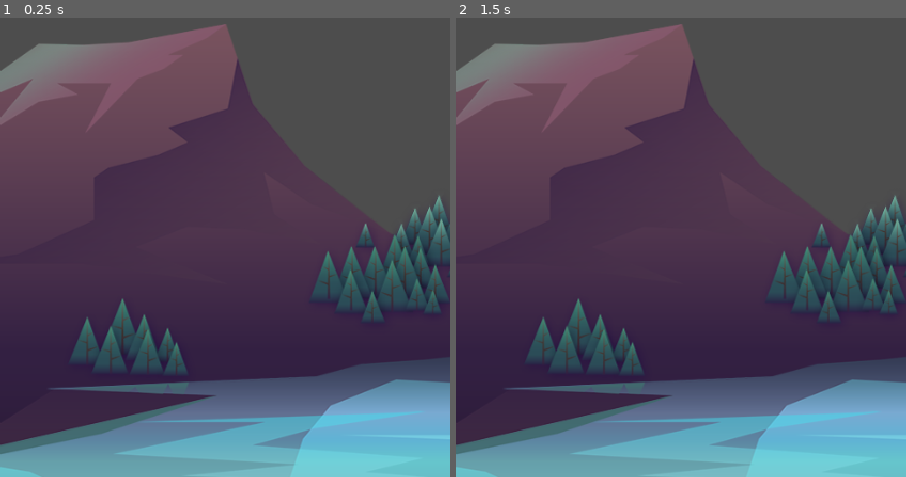
Above: before the commit, frames 1-2 (left to right).
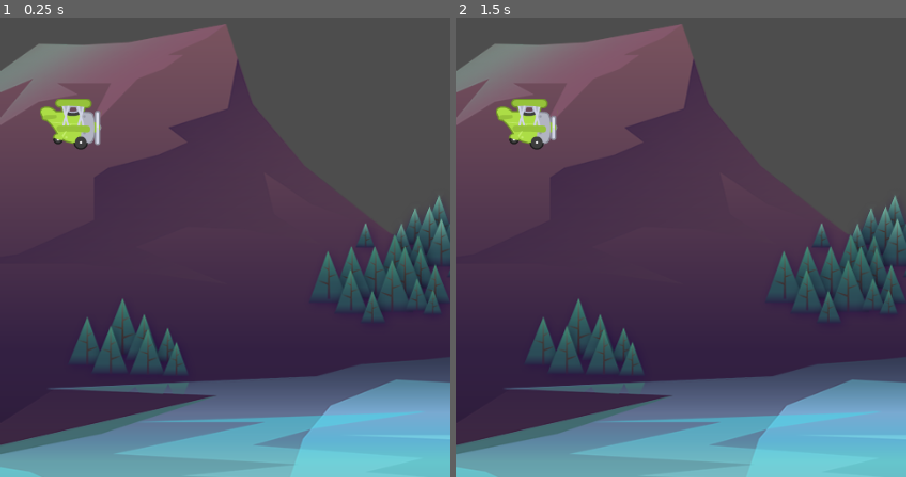
Above: after the commit, the same moments.

Repository: rvwell/TappyPlaneGD
Game: Godot game, scene res://scenes/game/game.tscn
Two runs of this game, one before a commit and one after it. Both use one fixed random seed, a clock stepped at 60 frames per second and the inputs below.
Inputs:
- Up to frame 1 (0.25 s): no input
- Up to frame 2 (1.5 s): no input

The runs differ from the first frame. In frame 1, 1.0% of the frame differs, in the area x 8-23%, y 17-29%; in frame 2, 1.0%.

Commit message:
Edited game scene

Diff:
--- a/scenes/game/game.tscn
+++ b/scenes/game/game.tscn
@@ -1,9 +1,13 @@
-[gd_scene load_steps=2 format=3 uid="uid://cea7dbr7k2ago"]
+[gd_scene load_steps=3 format=3 uid="uid://cea7dbr7k2ago"]
 
 [ext_resource type="Texture2D" uid="uid://utcy5i8f1hif" path="res://assets/background/rocks_2.png" id="1_sul5r"]
+[ext_resource type="PackedScene" uid="uid://2qg16myavaf2" path="res://scenes/plane/plane.tscn" id="2_7h61r"]
 
 [node name="Game" type="Node2D"]
 
 [node name="Sprite2D" type="Sprite2D" parent="."]
 position = Vector2(262, 398)
 texture = ExtResource("1_sul5r")
+
+[node name="Plane" parent="." instance=ExtResource("2_7h61r")]
+position = Vector2(75, 477)
--- a/scenes/plane/plane.tscn
+++ b/scenes/plane/plane.tscn
@@ -31,7 +31,11 @@
 "speed": 8.0
 }]
 
+[sub_resource type="CircleShape2D" id="CircleShape2D_xhrip"]
+radius = 30.0
+
 [node name="Plane" type="CharacterBody2D"]
+scale = Vector2(0.75, 0.75)
 
 [node name="AnimatedSprite2D" type="AnimatedSprite2D" parent="."]
 sprite_frames = SubResource("SpriteFrames_t4ive")
@@ -39,3 +43,6 @@
 autoplay = "fly"
 frame = 1
 frame_progress = 0.732907
+
+[node name="CollisionShape2D" type="CollisionShape2D" parent="."]
+shape = SubResource("CircleShape2D_xhrip")
Not shown: 1 places in scenes/plane/plane.tscn that only renumber resources
